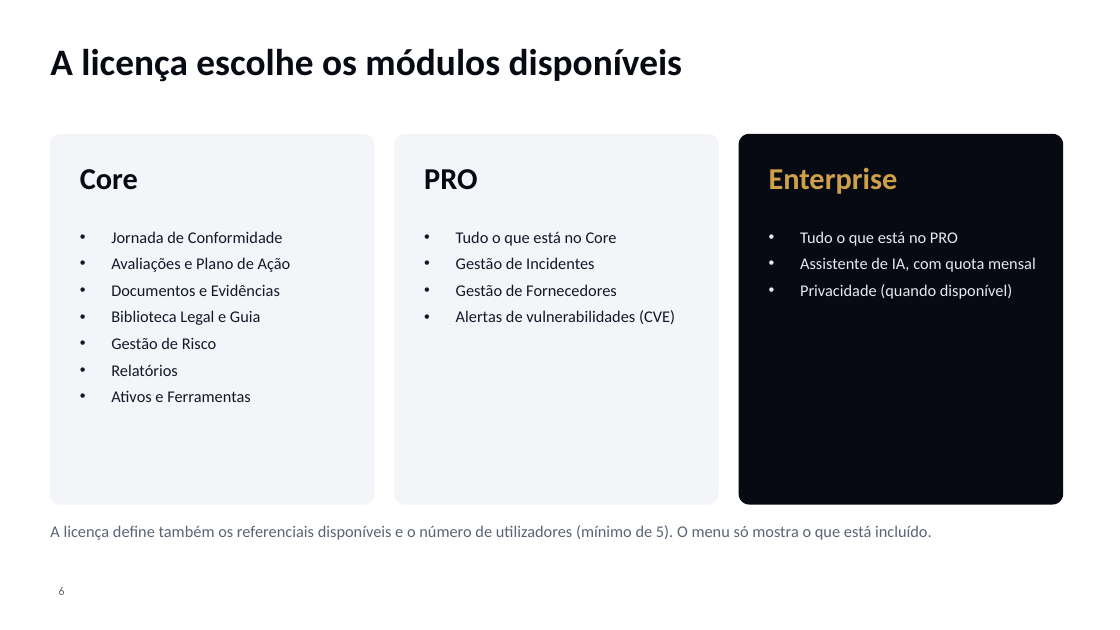
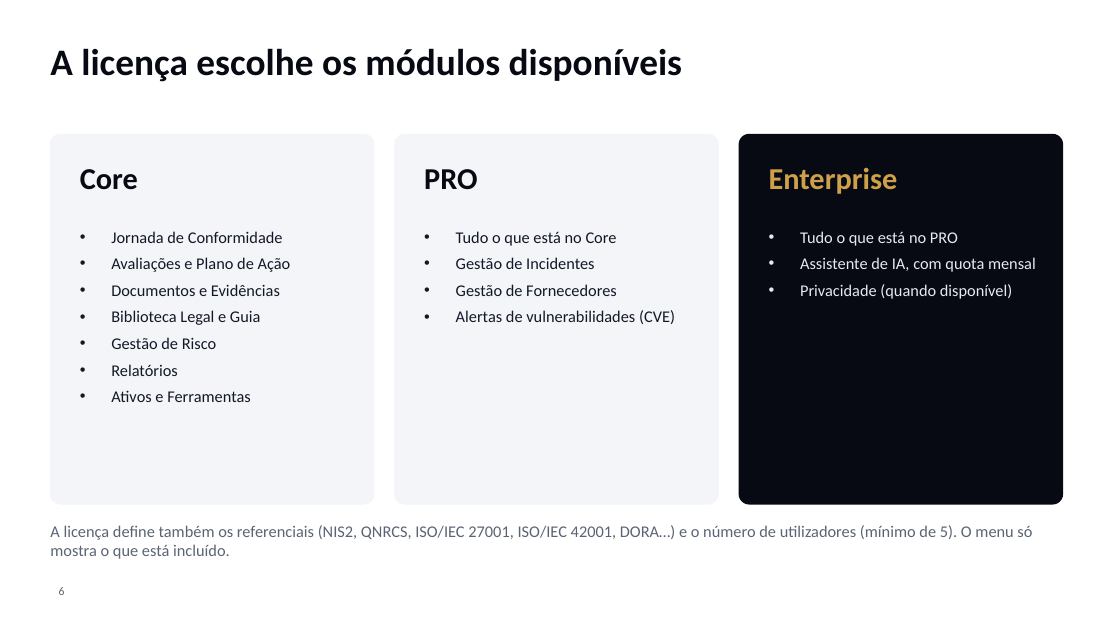
Before and after one commit to dbastoscarvalho23/Securematurity, a slide deck: slide 6 of docs/onboarding/AnkoraOne-Apresentacao-Onboarding.pptx. Drawn at 1120x630 pixels with LibreOffice and Linux fonts; fonts in the diff are those of the drawing; background and template pictures are left out. Boxes give left, top, right and bottom in pixels: in the first picture for what was removed or moved away, otherwise in the second. Text is boxed around its words. In the diff, an @@ line names an element or a change of style, - is before the commit and + after.

```diff
--- a/docs/onboarding/AnkoraOne-Apresentacao-Onboarding.pptx
+++ b/docs/onboarding/AnkoraOne-Apresentacao-Onboarding.pptx
@@ text at (50,525,1032,559): text changed @@
-A licença define também os referenciais disponíveis e o número de utilizadores (mínimo de 5). O menu só mostra o que está incluído.
+A licença define também os referenciais (NIS2, QNRCS, ISO/IEC 27001, ISO/IEC 42001, DORA…) e o número de utilizadores (mínimo de 5). O menu só mostra o que está incluído.
```
Also in this commit, not shown: 9 other slides changed, 2 slides added, 16 other files.
